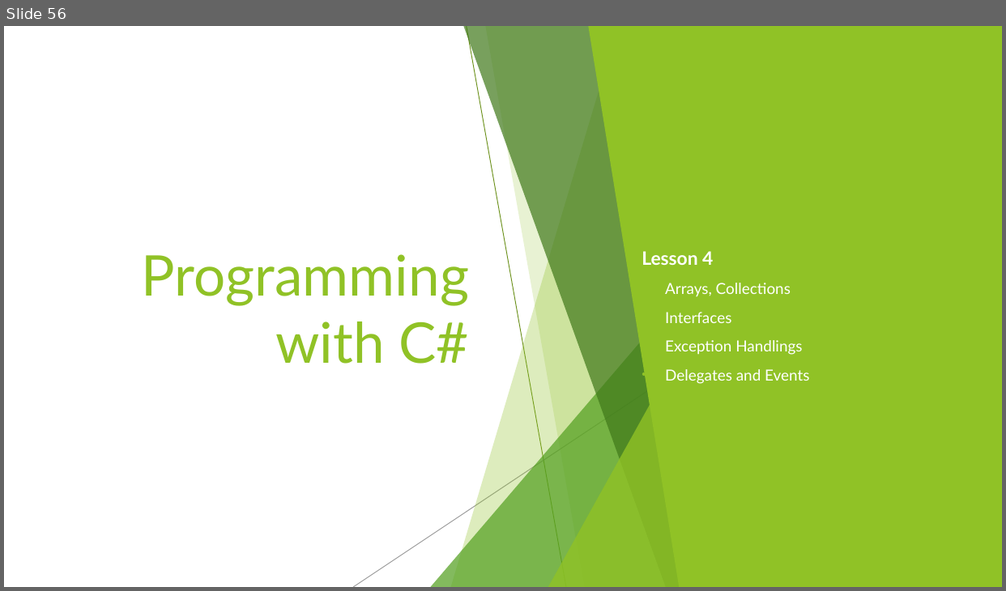
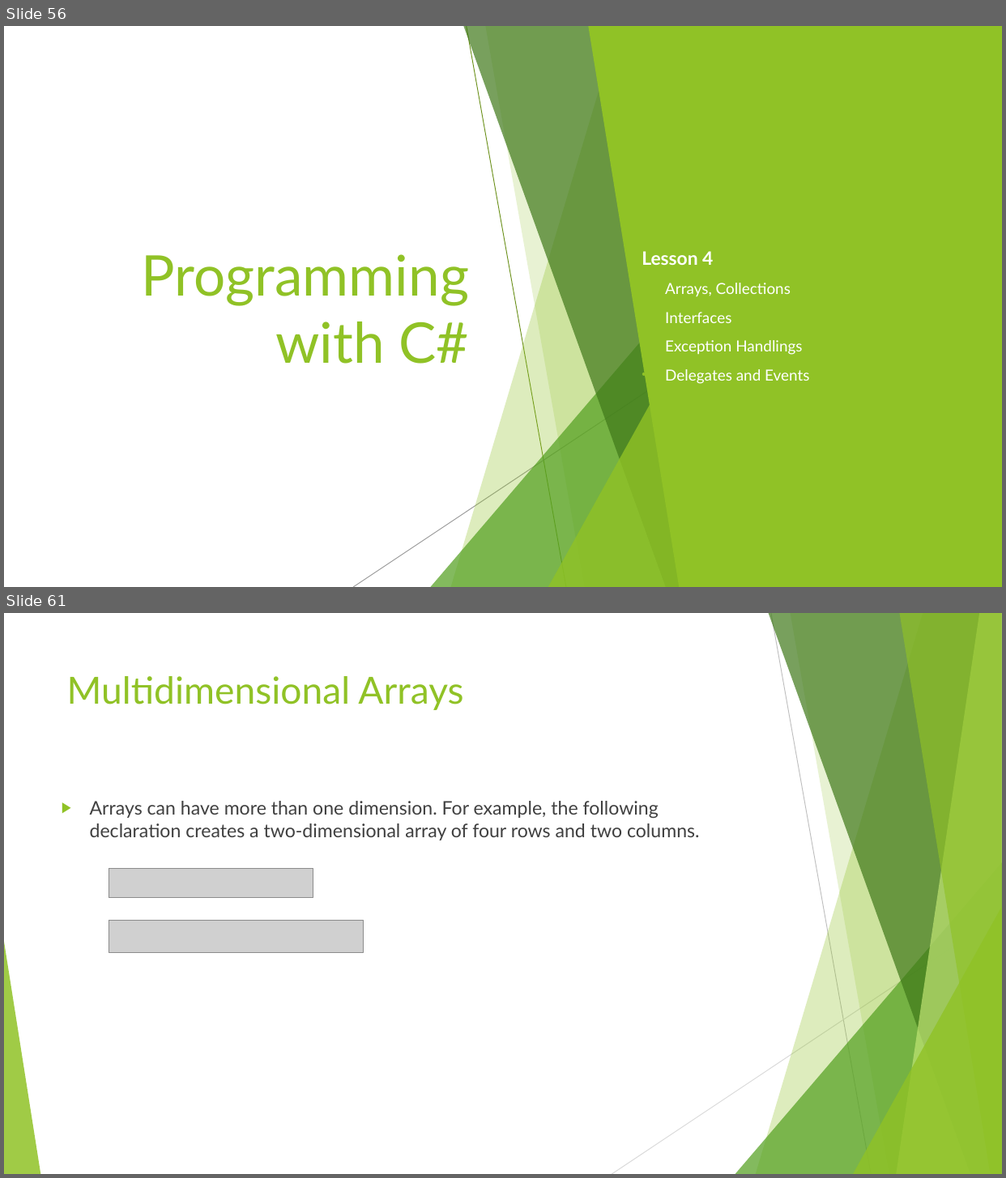
Before and after one commit to jbalintac/DICT-CSharpProgramming, a slide deck: Lesson/DayTwo (3, 4).pptx. Shown one above the other, each under a label of ours: slide 56 before the commit, slides 56 and 61 after it; the slides between them are not shown. The pictures are 1006x591 and 1006x1178 pixels, drawn with LibreOffice and Linux fonts; fonts in the diff are those of the drawing; grey boxes stand for pictures. Boxes give left, top, right and bottom in pixels: in the first picture for what was removed or moved away, otherwise in the second. Text is boxed around its words. In the diff, an @@ line names an element or a change of style, - is before the commit and + after.

```diff
--- a/Lesson/DayTwo (3, 4).pptx
+++ b/Lesson/DayTwo (3, 4).pptx
@@ slide 61 added at (4,613,1002,1174), background #FFFFFF; not listed: 9 template elements that a slide beside it also shows @@
@@ title added at (67,676,463,710), 36 pt, text #90C226 @@
+Multidimensional Arrays
@@ text added at (90,801,700,841), 18 pt, text #404040 @@
+▶ Arrays can have more than one dimension. For example, the following declaration creates a two-dimensional array of four rows and two columns.
@@ picture added at (108,868,313,898) @@
@@ picture added at (108,921,364,953) @@
@@ triangle added at (4,942,40,1174), fill #90C226 at 85% opacity @@
```
Also in this commit, not shown: 47 other slides added, 2 slides removed.
